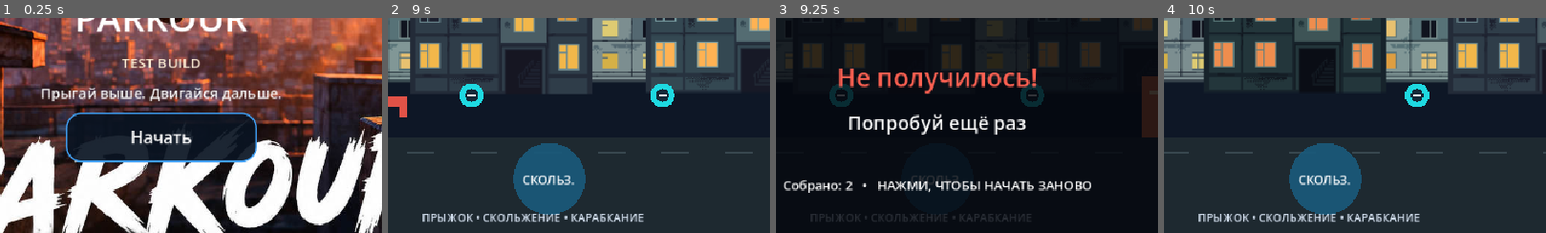
Above: before the commit, frames 1-4 (left to right).
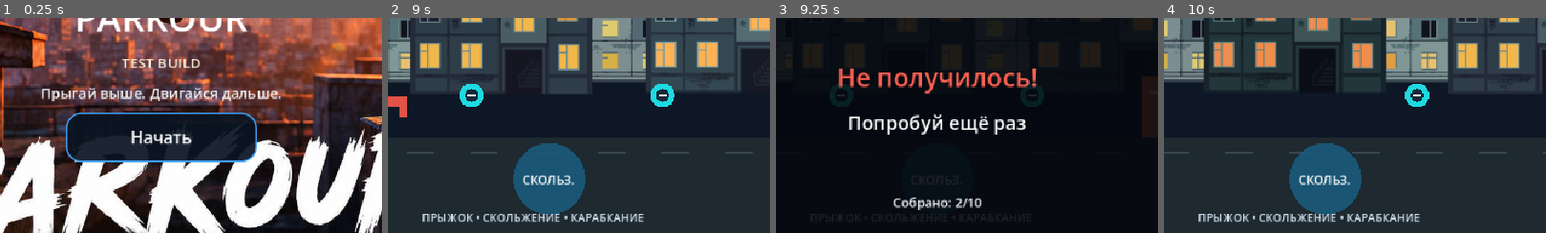
Above: after the commit, the same moments.

Repository: starden-opsv/Parkour
Game: Godot game, scene res://main.tscn
The game is run twice, just before and just after one commit, with the same random seed, the same clock (stepped at 60 frames per second) and the same inputs.
Inputs (mouse positions are % of the whole screen's width and height, from its top left):
- Up to frame 1 (0.25 s): no input
- Up to frame 2 (9 s): click "Начать" at 0.5 s; tap Enter at 1.25, 2.1, 5.1, 8.1 s; move the mouse to (72, 45) at 1.27 s; hold Up 1.28-2.03 s; tap R at 1.35, 4.35, 7.35 s; click (72, 45) at 1.42 s; tap Space at 1.52, 2.27, 3.77, 4.52, 5.27, 6.77, 7.52, 8.27 s; move the mouse to (30, 55) at 2.02 s; hold Down 2.03-2.78 s; move the mouse to (60, 28) at 2.77 s; hold Up 2.78-4.28 s; tap C at 2.85, 5.85, 8.85 s; move the mouse to (45, 70) at 3.52 s; tap E at 3.6, 6.6 s; click (45, 70) at 3.67 s; move the mouse to (80, 65) at 4.27 s; hold Down 4.28-6.53 s; move the mouse to (20, 35) at 5.02 s; move the mouse to (55, 50) at 5.77 s; click (55, 50) at 5.92 s; move the mouse to (35, 25) at 6.52 s; hold Up 6.53-8.78 s; move the mouse to (72, 45) at 7.27 s; move the mouse to (30, 55) at 8.02 s; click (30, 55) at 8.17 s; move the mouse to (60, 28) at 8.77 s; hold Down from 8.78 s (still down)
- Up to frame 3 (9.25 s): keep holding Down
- Up to frame 4 (10 s): keep holding Down; move the mouse to (45, 70) at 9.52 s; tap E at 9.6 s; tap Space at 9.77 s
The pictures show only the part of the screen within x 29-79%, y 50-100%; the shares and areas given below are measured in that part.

Frames 1-2 are identical in both runs. In frame 3, 2.9% of the frame differs, in the area x 2-83%, y 75-90%; in frame 4, nothing differs.

Commit message:
Show ILUHA graffiti mural at level finish with collection progress

Diff:
--- a/level_1.gd
+++ b/level_1.gd
@@ -36,6 +36,8 @@
 var player_sprite: AnimatedSprite2D
 var was_airborne := false
 var parallax_layers: Array[Dictionary] = []
+var graffiti_full_texture: Texture2D
+var graffiti_partial_texture: Texture2D
 const PARALLAX_LAYER_DEFS := [
 	{"path": "res://assets/background/post_soviet_city_parallax/post_soviet_city_parallax/layer_2_stars.png", "speed": 0.015},
 	{"path": "res://assets/background/post_soviet_city_parallax/post_soviet_city_parallax/layer_3_moon.png", "speed": 0.02},
@@ -48,6 +50,10 @@
 
 func _ready() -> void:
 	_load_parallax_layers()
+	graffiti_full_texture = load("res://assets/graffiti/iluha_wall_full.svg") as Texture2D
+	graffiti_partial_texture = load("res://assets/graffiti/iluha_wall_partial.svg") as Texture2D
+	if graffiti_full_texture == null or graffiti_partial_texture == null:
+		push_warning("Graffiti mural texture failed to load; using vector fallback.")
 	for _i in PICKUP_POSITIONS.size():
 		collected.append(false)
 	player_y = _ground_y() - PLAYER_HEIGHT
@@ -204,8 +210,8 @@
 		result_color = Color(1.0, 0.38, 0.32)
 	else:
 		var count := _collected_count()
-		if count >= 9:
-			result_text = "УНИКАЛЬНОЕ ГРАФФИТИ"
+		if count == PICKUP_POSITIONS.size():
+			result_text = "ШЕДЕВР ЗАВЕРШЁН"
 			result_color = Color(0.45, 0.95, 1.0)
 		elif count >= 6:
 			result_text = "ЭПИЧЕСКОЕ ГРАФФИТИ"
@@ -413,25 +419,38 @@
 func _draw_result() -> void:
 	var w := size.x
 	var h := size.y
-	draw_rect(Rect2(Vector2.ZERO, size), Color(0.015, 0.025, 0.05, 0.82))
-	if painting:
-		draw_rect(Rect2(w * 0.27, h * 0.16, w * 0.46, h * 0.55), Color(0.32, 0.34, 0.37))
-		for yy in range(0, 7):
-			draw_line(Vector2(w * 0.27, h * 0.2 + yy * 35), Vector2(w * 0.73, h * 0.2 + yy * 35), Color(0.23, 0.25, 0.28), 2)
-		for xx in range(0, 7):
-			draw_line(Vector2(w * 0.27 + xx * (w * 0.46 / 7.0), h * 0.16), Vector2(w * 0.27 + xx * (w * 0.46 / 7.0), h * 0.71), Color(0.23, 0.25, 0.28), 1)
-		if paint_timer > 0.45:
-			var center := Vector2(w * 0.5, h * 0.43)
-			var scale_factor := clampf((paint_timer - 0.45) / 1.4, 0.0, 1.0)
-			for i in range(5):
-				var angle := float(i) * TAU / 5.0
-				var point := center + Vector2(cos(angle) * 92.0, sin(angle) * 48.0) * scale_factor
-				draw_line(center, point, result_color, 13.0)
-			draw_string(ThemeDB.fallback_font, Vector2(w * 0.36, h * 0.46), "TAG!", HORIZONTAL_ALIGNMENT_LEFT, -1, 48, result_color)
-	var heading := result_text
-	if not painting:
-		draw_string(ThemeDB.fallback_font, Vector2(24, h * 0.66), heading, HORIZONTAL_ALIGNMENT_CENTER, w - 48, 32, result_color)
+	draw_rect(Rect2(Vector2.ZERO, size), Color(0.015, 0.025, 0.05, 0.88))
+	var success := result_text != "Не получилось!"
+	if success:
+		# The wall is the end-of-level reward: unfinished unless every tag was collected.
+		var all_collected := _collected_count() == PICKUP_POSITIONS.size()
+		var mural := graffiti_full_texture if all_collected else graffiti_partial_texture
+		var mural_rect := Rect2(w * 0.16, h * 0.08, w * 0.68, h * 0.50)
+		if mural != null:
+			draw_texture_rect(mural, mural_rect, false)
+		else:
+			_draw_graffiti_fallback(mural_rect, all_collected)
+		var count := _collected_count()
+		var progress_label := "ГРАФФИТИ ЗАКРАШЕНО: %d/%d" % [count, PICKUP_POSITIONS.size()]
+		var progress_color := Color(0.38, 1.0, 0.78) if all_collected else Color(0.92, 0.76, 0.48)
+		draw_string(ThemeDB.fallback_font, Vector2(20, h * 0.65), progress_label, HORIZONTAL_ALIGNMENT_CENTER, w - 40, 22, progress_color)
+		var heading := result_text
+		draw_string(ThemeDB.fallback_font, Vector2(24, h * 0.76), heading, HORIZONTAL_ALIGNMENT_CENTER, w - 48, 28, result_color)
+		draw_string(ThemeDB.fallback_font, Vector2(24, h * 0.84), "Нажми, чтобы пройти уровень ещё раз", HORIZONTAL_ALIGNMENT_CENTER, w - 48, 19, Color.WHITE)
+	else:
+		draw_string(ThemeDB.fallback_font, Vector2(24, h * 0.66), result_text, HORIZONTAL_ALIGNMENT_CENTER, w - 48, 32, result_color)
 		draw_string(ThemeDB.fallback_font, Vector2(24, h * 0.76), "Попробуй ещё раз", HORIZONTAL_ALIGNMENT_CENTER, w - 48, 24, Color.WHITE)
-	else:
-		draw_string(ThemeDB.fallback_font, Vector2(24, h * 0.78), heading, HORIZONTAL_ALIGNMENT_CENTER, w - 48, 24, result_color)
-	draw_string(ThemeDB.fallback_font, Vector2(24, h * 0.9), "Собрано: %d   •   НАЖМИ, ЧТОБЫ НАЧАТЬ ЗАНОВО" % _collected_count(), HORIZONTAL_ALIGNMENT_CENTER, w - 48, 16, Color.WHITE)
+	draw_string(ThemeDB.fallback_font, Vector2(24, h * 0.94), "Собрано: %d/%d" % [_collected_count(), PICKUP_POSITIONS.size()], HORIZONTAL_ALIGNMENT_CENTER, w - 48, 16, Color.WHITE)
+
+
+func _draw_graffiti_fallback(rect: Rect2, fully_painted: bool) -> void:
+	# Keep the finish reward visible even if an SVG import fails on a device.
+	draw_rect(rect, Color(0.28, 0.31, 0.34))
+	for yy in range(1, 6):
+		draw_line(Vector2(rect.position.x, rect.position.y + rect.size.y * yy / 6.0), Vector2(rect.end.x, rect.position.y + rect.size.y * yy / 6.0), Color(0.16, 0.19, 0.22), 2.0)
+	for xx in range(1, 10):
+		draw_line(Vector2(rect.position.x + rect.size.x * xx / 10.0, rect.position.y), Vector2(rect.position.x + rect.size.x * xx / 10.0, rect.end.y), Color(0.16, 0.19, 0.22), 1.0)
+	var ink := Color(0.95, 0.3, 0.62) if fully_painted else Color(0.43, 0.32, 0.43)
+	var title_pos := Vector2(rect.position.x + rect.size.x * 0.08, rect.position.y + rect.size.y * 0.64)
+	draw_string(ThemeDB.fallback_font, title_pos + Vector2(4, 5), "ИЛЮХА", HORIZONTAL_ALIGNMENT_LEFT, rect.size.x * 0.84, 76, Color(0.04, 0.05, 0.08))
+	draw_string(ThemeDB.fallback_font, title_pos, "ИЛЮХА", HORIZONTAL_ALIGNMENT_LEFT, rect.size.x * 0.84, 76, ink)
